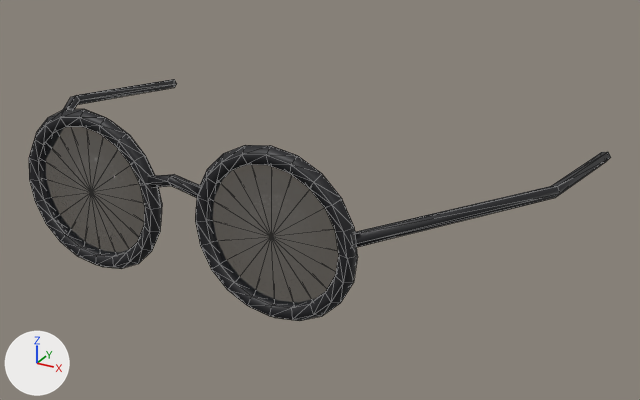
One commit to the glTF model public/kit/pieces/glasses.glb: the scene before it, then after it.
Rendered twice from a 50 mm camera at (0.153, -0.191, 0.109) aimed at (0.015, 0.061, -0.016). The lights are fixed; the arrows at lower left show +X, +Y and +Z. The older version comes first. Mesh edges are drawn as thin lines.

The older version as bpy lines, for what is in view:
```python
mat_glass = principled_material('glass')
mat_glass.base_color = (0.00802, 0.0144, 0.0232)  # black #16202a
mat_glass.roughness = 0.04
mat_glass.alpha = 0.4
me_glasses = bpy.data.meshes.new('glasses')
me_glasses.from_pydata(...)  # 289 vertices, 558 faces; spans x -0.1..0.1, y -0.004..0.125, z -0.027..0.027
# faces by material slot: [478, 80]
me_glasses.materials.append(mat_primary)  # black #1c1c20
me_glasses.materials.append(mat_glass)  # black #16202a
ob_glasses = bpy.data.objects.new('glasses', me_glasses)
ob_glasses.location = (0.0, 0.0, 0.0)
```
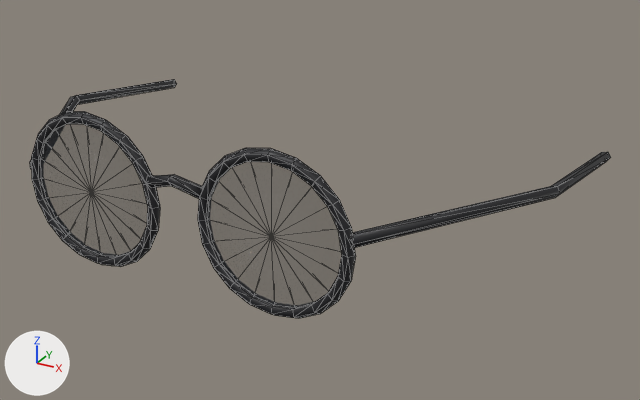
Location of each change, (x1, y1, x2, y2) in pixels of the pictures (640 x 400 px; the box of a moved part takes in the faces that stretch with it):
```json
{"object": "glasses", "change": "surface changed, reshaped", "before": [29, 79, 611, 321], "after": [30, 79, 611, 318]}
{"part": 1, "of": "me_glasses", "change": "moved or reshaped", "before": [120, 142, 223, 264], "after": [120, 141, 222, 264]}
{"part": 2, "of": "me_glasses", "change": "moved or reshaped", "before": [29, 139, 56, 218], "after": [31, 139, 55, 218]}
{"part": 3, "of": "me_glasses", "change": "moved or reshaped", "before": [314, 174, 358, 315], "after": [315, 176, 356, 312]}
{"part": 4, "of": "me_glasses", "change": "moved or reshaped", "before": [61, 233, 127, 267], "after": [62, 234, 130, 265]}
{"part": 5, "of": "me_glasses", "change": "moved or reshaped", "before": [228, 280, 312, 319], "after": [230, 281, 313, 317]}
{"part": 6, "of": "me_glasses", "change": "moved or reshaped", "before": [36, 109, 146, 156], "after": [39, 112, 144, 157]}
{"part": 7, "of": "me_glasses", "change": "moved or reshaped", "before": [206, 145, 322, 182], "after": [208, 148, 320, 182]}
{"part": 8, "of": "me_glasses", "change": "moved or reshaped", "before": [53, 118, 118, 147], "after": [53, 118, 120, 144]}
{"part": 9, "of": "me_glasses", "change": "moved or reshaped", "before": [230, 155, 313, 188], "after": [230, 155, 314, 186]}
{"part": 10, "of": "me_glasses", "change": "moved or reshaped", "before": [98, 250, 152, 269], "after": [99, 248, 150, 267]}
{"part": 11, "of": "me_glasses", "change": "moved or reshaped", "before": [271, 303, 331, 321], "after": [272, 302, 330, 318]}
{"part": 12, "of": "me_glasses", "change": "moved or reshaped", "before": [35, 118, 357, 319], "after": [37, 118, 356, 317]}
{"part": 13, "of": "me_glasses", "change": "moved or reshaped", "before": [131, 166, 207, 250], "after": [133, 164, 209, 248]}
{"part": 14, "of": "me_glasses", "change": "moved or reshaped", "before": [325, 210, 347, 302], "after": [328, 209, 348, 300]}
{"part": 15, "of": "me_glasses", "change": "moved or reshaped", "before": [34, 119, 47, 139], "after": [37, 123, 47, 138]}
```

Edits to the scene script, one JSON object a line:
```json
{"op": "set", "path": "mat_glass.alpha", "old": "0.4", "new": "0.18"}
{"block": "me_glasses", "where": "# used by ob_glasses; location = (0.0, 0.0, 0.0)"}
{"op": "remove", "block": "me_glasses", "code": "me_glasses.from_pydata(...)  # 289 vertices, 558 faces; spans x -0.1..0.1, y -0.004..0.125, z -0.027..0.027"}
{"op": "add", "block": "me_glasses", "code": "me_glasses.from_pydata(...)  # 289 vertices, 558 faces; spans x -0.1..0.1, y -0.004..0.125, z -0.026..0.026"}
{"block": "me_glasses", "change": "me_glasses part 1: 10 of the vertices in x -0.011..0.012, y -0.002..0.002, z -0.016..0.016 are moved by (-0.001, 0.0, 0.0)"}
{"block": "me_glasses", "change": "me_glasses part 2: 6 of the vertices in x -0.055..-0.054, y -0.002..0.002, z -0.007..0.007 are moved by (-0.001, 0.0, 0.0)"}
{"block": "me_glasses", "change": "me_glasses part 3: 4 of the vertices in x 0.055..0.059, y 0.0, z -0.016..0.016 are moved by (-0.001, 0.0, 0.0)"}
{"block": "me_glasses", "change": "me_glasses part 4: 6 of the vertices in x -0.04..-0.026, y -0.002..0.002, z -0.022..-0.021 are moved by (0.0, 0.0, -0.001)"}
{"block": "me_glasses", "change": "me_glasses part 5: 6 of the vertices in x 0.026..0.04, y -0.002..0.002, z -0.022..-0.021 are moved by (0.0, 0.0, -0.001)"}
{"block": "me_glasses", "change": "me_glasses part 6: 5 of the vertices in x -0.049..-0.017, y 0.0, z 0.022..0.027 are moved by (0.0, 0.0, -0.001)"}
{"block": "me_glasses", "change": "me_glasses part 7: 5 of the vertices in x 0.017..0.049, y 0.0, z 0.022..0.027 are moved by (0.0, 0.0, -0.001)"}
{"block": "me_glasses", "change": "me_glasses part 8: 6 of the vertices in x -0.04..-0.026, y -0.002..0.002, z 0.021..0.022 are moved by (0.0, 0.0, 0.001)"}
{"block": "me_glasses", "change": "me_glasses part 9: 6 of the vertices in x 0.026..0.04, y -0.002..0.002, z 0.021..0.022 are moved by (0.0, 0.0, 0.001)"}
{"block": "me_glasses", "change": "me_glasses part 10: 5 of the vertices in x -0.049..-0.017, y 0.0, z -0.027..-0.022 are moved by (0.0, 0.0, 0.001)"}
{"block": "me_glasses", "change": "me_glasses part 11: 5 of the vertices in x 0.017..0.049, y 0.0, z -0.027..-0.022 are moved by (0.0, 0.0, 0.001)"}
{"block": "me_glasses", "change": "me_glasses part 12: all 40 vertices in x -0.058..0.058, y -0.003, z -0.025..0.025 are moved by (0.0, 0.001, 0.0)"}
{"block": "me_glasses", "change": "me_glasses part 13: 11 of the vertices in x -0.012..0.011, y -0.002..0.002, z -0.016..0.016 are moved by (0.001, 0.0, 0.0)"}
{"block": "me_glasses", "change": "me_glasses part 14: 6 of the vertices in x 0.054..0.055, y -0.002..0.002, z -0.007..0.007 are moved by (0.001, 0.0, 0.0)"}
{"block": "me_glasses", "change": "me_glasses part 15: 5 of the vertices in x -0.06..-0.055, y 0.0, z -0.016..0.016 are moved by (0.001, 0.0, 0.0)"}
{"block": "me_glasses", "change": "other edits to the shape of me_glasses do not show in these pictures"}
```
